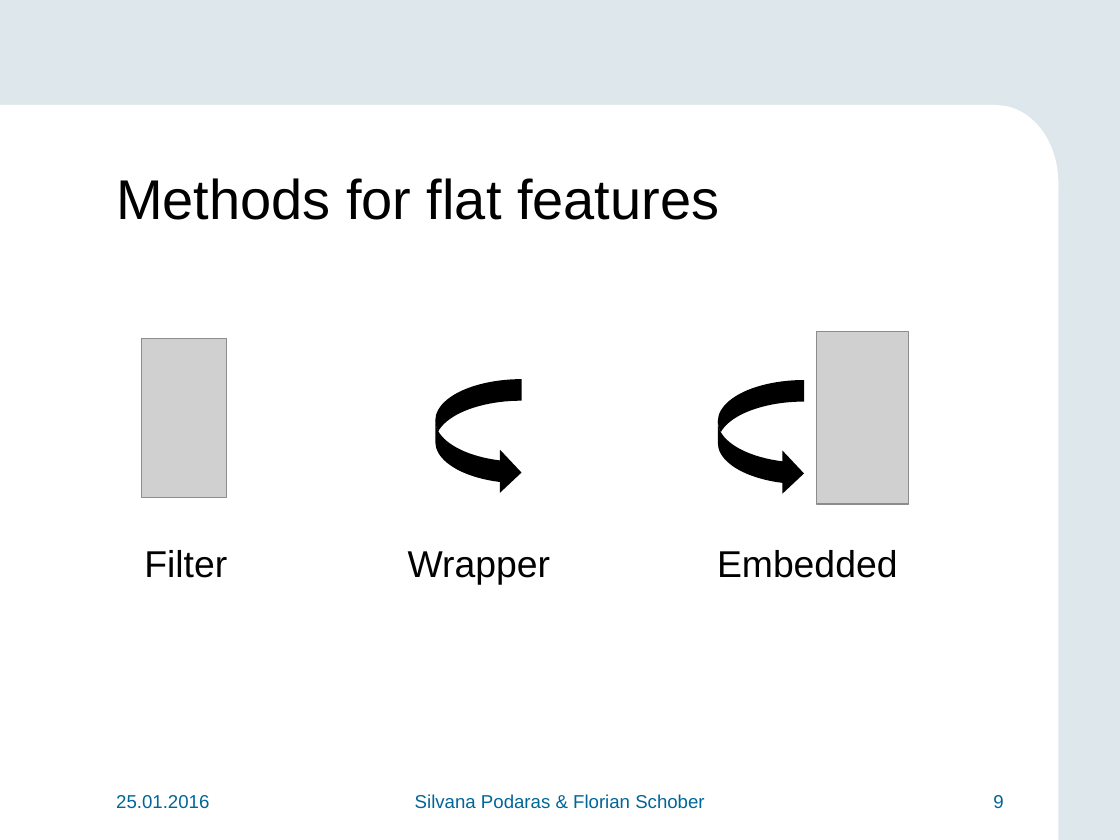
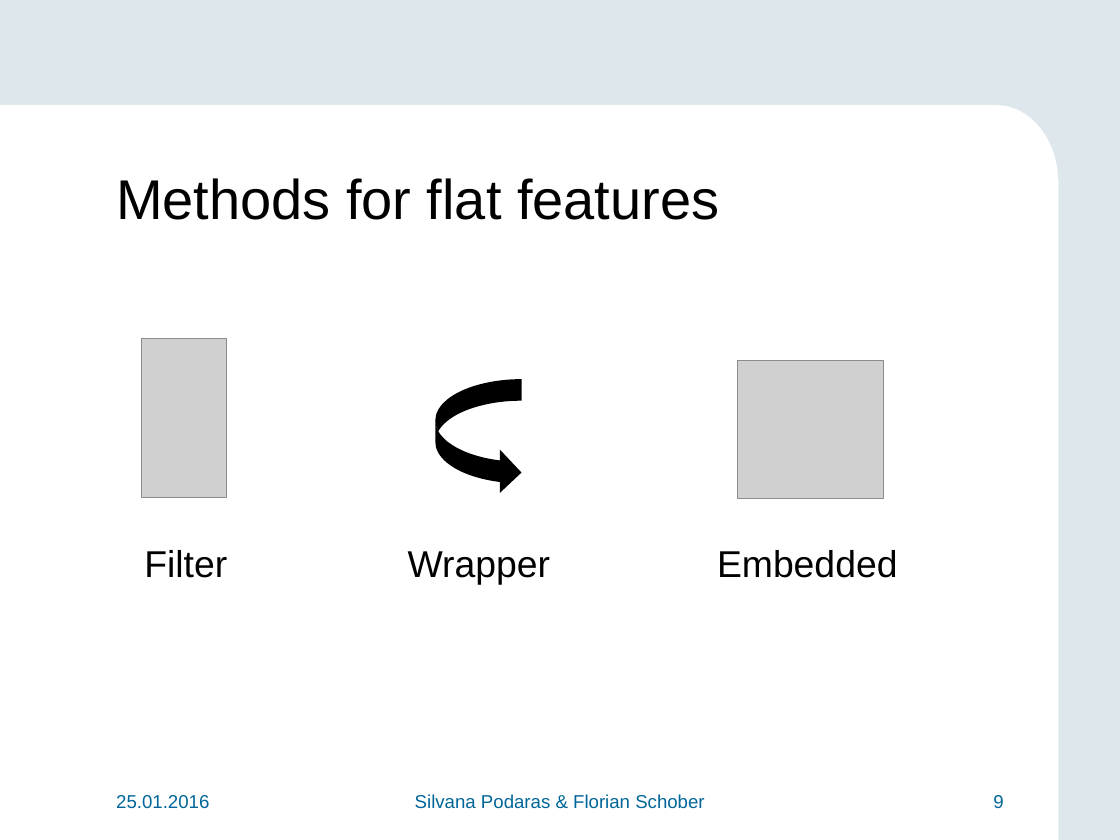
Before and after one commit to teretrus/VisSeminar, a slide deck: slide 9 of presentation/Presentation.pptx. Drawn at 1120x840 pixels with LibreOffice and Linux fonts; fonts in the diff are those of the drawing; grey boxes stand for pictures; background and template pictures are left out. Boxes give left, top, right and bottom in pixels: in the first picture for what was removed or moved away, otherwise in the second. Text is boxed around its words. In the diff, an @@ line names an element or a change of style, - is before the commit and + after.

```diff
--- a/presentation/Presentation.pptx
+++ b/presentation/Presentation.pptx
@@ picture removed at (816,332,909,504) @@
@@ curved right arrow removed at (718,380,804,495) @@
@@ picture added at (737,361,883,500) @@
```
Also in this commit, not shown: 8 other slides changed, 2 slides added.
